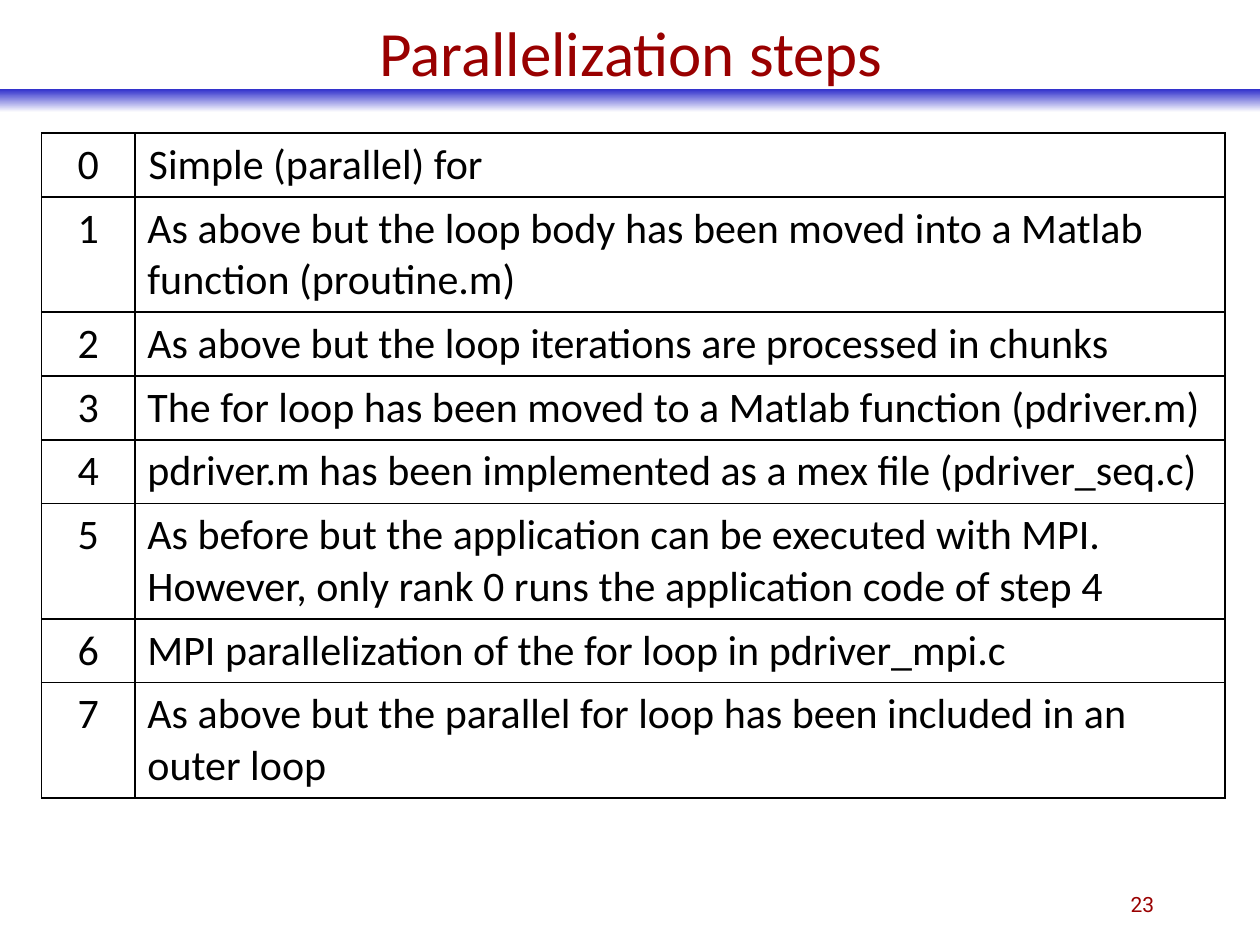
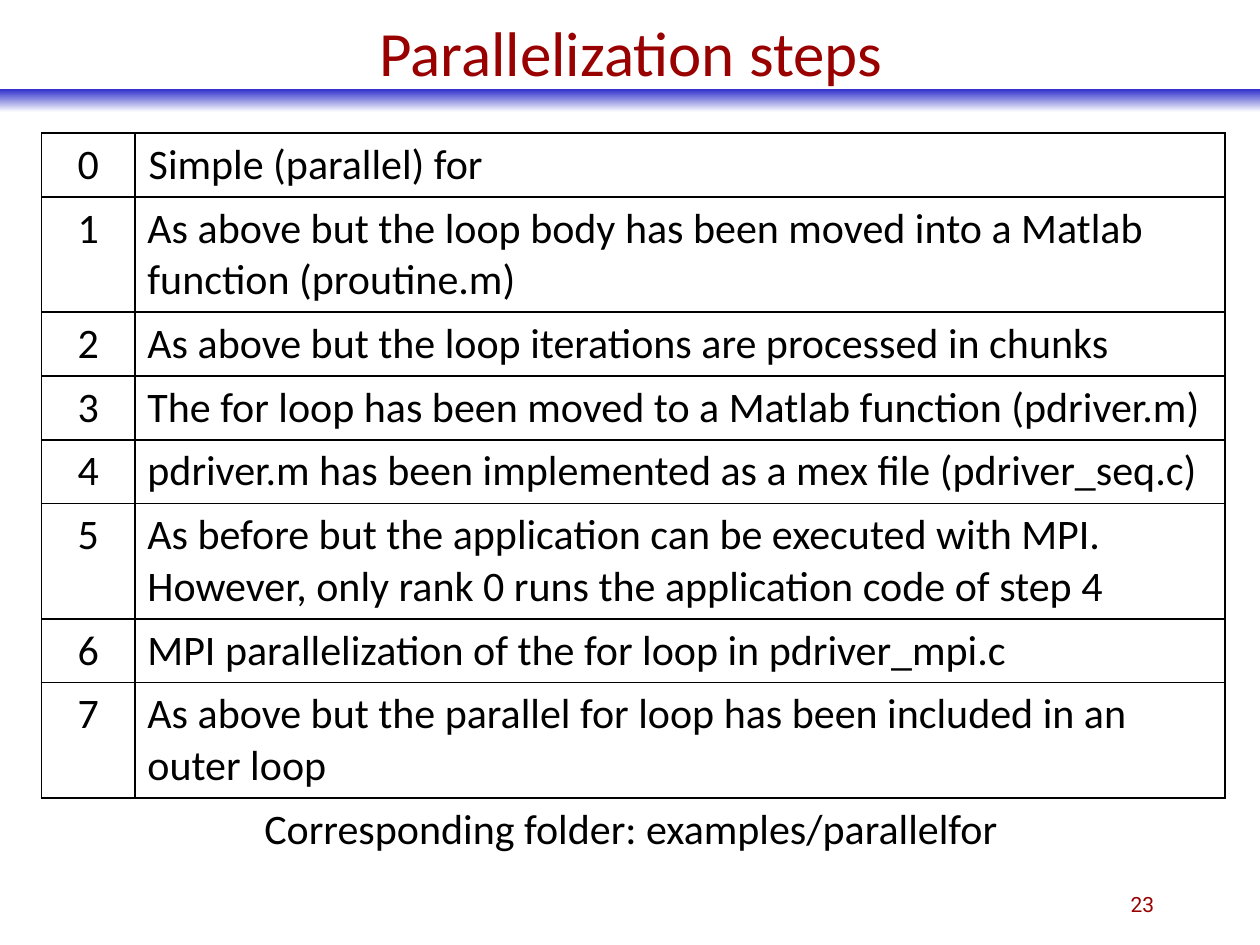
Before and after one commit to phadjido/matlab_compiler, a slide deck: slide 23 of ppt/EY.MatlabCompiler.pptx. Drawn at 1260x945 pixels with LibreOffice and Linux fonts; fonts in the diff are those of the drawing. Boxes give left, top, right and bottom in pixels: in the first picture for what was removed or moved away, otherwise in the second. Text is boxed around its words. In the diff, an @@ line names an element or a change of style, - is before the commit and + after.

```diff
--- a/ppt/EY.MatlabCompiler.pptx
+++ b/ppt/EY.MatlabCompiler.pptx
@@ text added at bbox=[264, 814, 997, 852], 24 pt, text #000000 @@
+Corresponding folder: examples/parallelfor
```
Also in this commit, not shown: 7 other slides changed, 1 other file.
